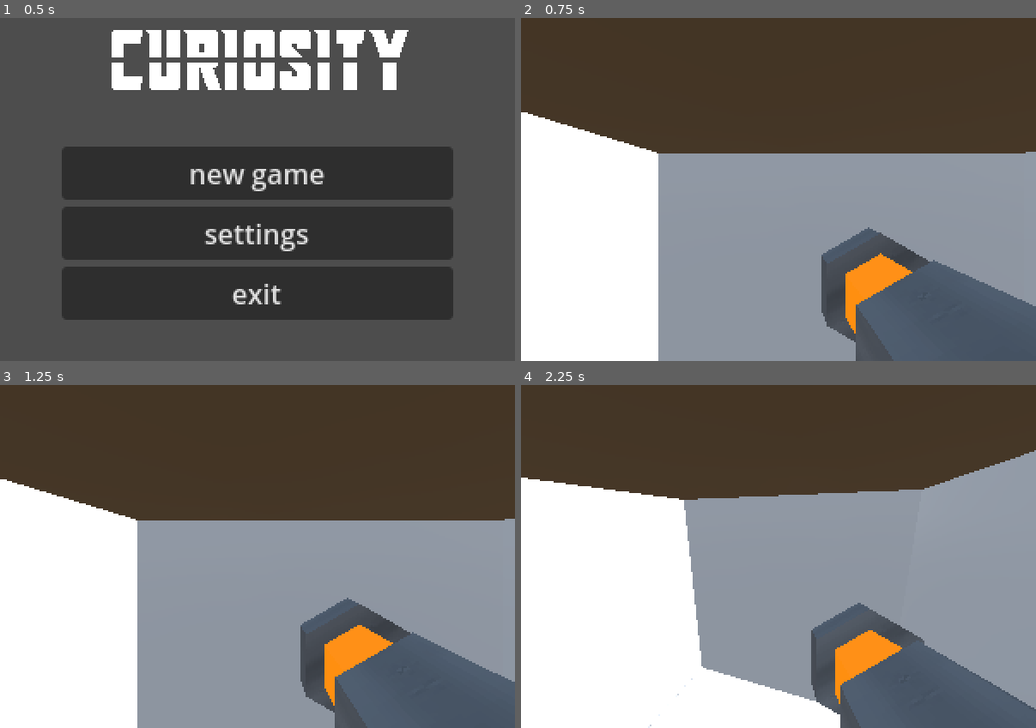
Above: before the commit, frames 1-4 (two rows, left to right).
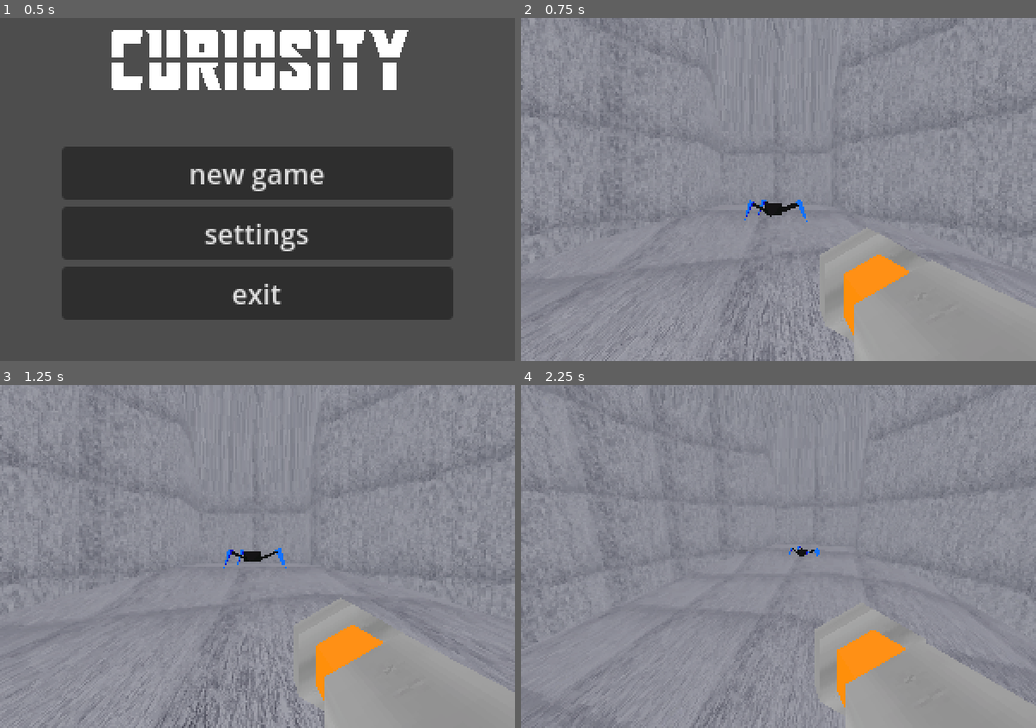
Above: after the commit, the same moments.

Repository: TheoLomeuBraga/interstellar-game-jam-8
Game: Godot game, scene res://main_scene.tscn
The game is run twice, just before and just after one commit, with the same random seed, the same clock (stepped at 60 frames per second) and the same inputs.
Inputs (mouse positions are in pixels of both pictures, inside the frame that each line leads up to):
- Up to frame 1 (0.5 s): no input
- Up to frame 2 (0.75 s): click "new game" at 0.5 s
- Up to frame 3 (1.25 s): no input
- Up to frame 4 (2.25 s): tap Enter at 1.25 s; move the mouse to (891, 539) at 1.27 s; hold D (walk_right) 1.28-2.03 s; tap W (walk_front) at 1.35, 2.1 s; click (891, 539) at 1.42 s; tap Space (jump) at 1.52 s; move the mouse to (752, 556) at 2.02 s; hold Up (ui_up) from 2.03 s (still down)

Frame 1 is identical in both runs. In frame 2, 70% of the frame differs, in the area x 0-100%, y 0-100%; in frame 3, 70%; in frame 4, 70%.

Commit message:
add beetle

Diff:
--- a/levels/level.tscn
+++ b/levels/level.tscn
@@ -1,28 +1,45 @@
-[gd_scene load_steps=6 format=3 uid="uid://ccj5342r5mk4o"]
+[gd_scene load_steps=9 format=3 uid="uid://ccj5342r5mk4o"]
 
 [ext_resource type="PackedScene" uid="uid://bk434lce254do" path="res://levels/level.glb" id="1_80vhd"]
 [ext_resource type="PackedScene" uid="uid://ce7b8hymyeq4a" path="res://entityes/player/player.tscn" id="2_hjsbj"]
+[ext_resource type="PackedScene" uid="uid://c48ol5lf7kq8f" path="res://assets/models/beetle.glb" id="3_cwqvt"]
 
-[sub_resource type="ProceduralSkyMaterial" id="ProceduralSkyMaterial_hjsbj"]
-sky_horizon_color = Color(0.66224277, 0.6717428, 0.6867428, 1)
-ground_horizon_color = Color(0.66224277, 0.6717428, 0.6867428, 1)
+[sub_resource type="Gradient" id="Gradient_hjsbj"]
+interpolation_mode = 2
+colors = PackedColorArray(0.105882354, 0.29803923, 0.14509805, 1, 0.6313726, 0.5568628, 0.6313726, 1)
+
+[sub_resource type="GradientTexture2D" id="GradientTexture2D_cwqvt"]
+gradient = SubResource("Gradient_hjsbj")
+width = 32
+height = 32
+fill_from = Vector2(1, 0.8888889)
+fill_to = Vector2(1, 0.11965812)
+
+[sub_resource type="PanoramaSkyMaterial" id="PanoramaSkyMaterial_5mrsh"]
+panorama = SubResource("GradientTexture2D_cwqvt")
+filter = false
 
 [sub_resource type="Sky" id="Sky_cwqvt"]
-sky_material = SubResource("ProceduralSkyMaterial_hjsbj")
+sky_material = SubResource("PanoramaSkyMaterial_5mrsh")
+radiance_size = 0
 
 [sub_resource type="Environment" id="Environment_5mrsh"]
 background_mode = 2
 sky = SubResource("Sky_cwqvt")
+ambient_light_source = 2
+ambient_light_color = Color(1, 1, 1, 1)
 tonemap_mode = 2
 
 [node name="level" instance=ExtResource("1_80vhd")]
 
-[node name="DirectionalLight3D" type="DirectionalLight3D" parent="." index="0"]
-transform = Transform3D(-0.8660254, -0.43301278, 0.25, 0, 0.49999997, 0.86602545, -0.50000006, 0.75, -0.43301266, 0, 0, 0)
-shadow_enabled = true
-
-[node name="WorldEnvironment" type="WorldEnvironment" parent="." index="1"]
+[node name="WorldEnvironment" type="WorldEnvironment" parent="." index="0"]
 environment = SubResource("Environment_5mrsh")
 
-[node name="Player" parent="." index="3" instance=ExtResource("2_hjsbj")]
-transform = Transform3D(1, 0, 0, 0, 1, 0, 0, 0, 1, -0.34256017, 0, -0.05979657)
+[node name="Player" parent="." index="2" instance=ExtResource("2_hjsbj")]
+transform = Transform3D(-1, 0, -8.742278e-08, 0, 1, 0, 8.742278e-08, 0, -1, -0.34256017, 2, -0.05979657)
+
+[node name="player" parent="." index="3"]
+visible = false
+
+[node name="beetle" parent="." index="4" instance=ExtResource("3_cwqvt")]
+transform = Transform3D(-0.9659258, 0, 0.25881913, 0, 1, 0, -0.25881913, 0, -0.9659258, -0.32000083, 1.9196258, 5.678649)
Binary file added: assets/models/beetle.glb
Not shown, added: assets/models/beetle.glb.import
Binary file added: assets/models/beetle_beetle.png
Not shown, added: assets/models/beetle_beetle.png.import
Binary file changed: levels/level.glb
Binary file added: levels/level_textured_conrete_paint.webp
Not shown, added: levels/level_textured_conrete_paint.webp.import
Not shown, added: assets/models/beetle.blend
Not shown, added: assets/models/beetle.blend1
Not shown, changed: levels/level.blend
Not shown, changed: levels/level.blend1
